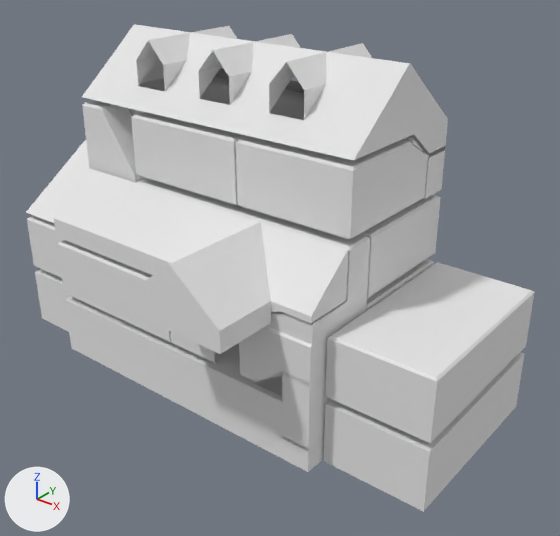
A saved change to the Blender file Assets/Models/House 2.blend.
One viewpoint serves both versions: a camera (50 mm lens) standing at (22.3, -24.1, 19.0) and looking at (1.4, 2.0, 2.8). The lights are fixed; the arrows at lower left show +X, +Y and +Z.

Names of what the first picture shows: 'House', 'Stairs'.
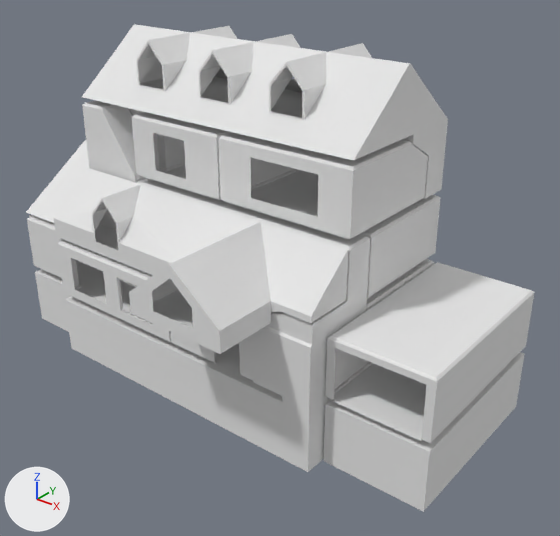
Commit message: Windows added to the house

The change, as a diff of the scene's bpy script:
```diff
--- a/Assets/Models/House 2.blend.py
+++ b/Assets/Models/House 2.blend.py
@@ me_cube_006 @@
 me_cube_006.from_pydata(...)  # 80 vertices, 72 faces; spans x -9.0..7.0, y -3.0..7.0, z -3.3..9.9
 # used by ob_stairs; location = (0.0, 0.0, 0.0)
 # verts and faces of me_cube_006; kept vertices keep their numbers, new ones are numbered from 80
 # before: 12 (2.9, 7.0, 6.6), 13 (2.9, 5.5, 6.6), 14 (5.5, 7.0, 8.7), 15 (5.5, 5.5, 8.7), 16 (7.0, 7.0, 8.7) at pixel (445, 145)
 # before: 17 (7.0, 5.5, 8.7) at pixel (429, 153), 18 (5.5, 4.0, 9.9), 19 (7.0, 4.0, 9.9) at pixel (413, 134), 40 (3.1, 5.5, 6.6), 41 (3.1, 7.0, 6.6)
 # before: 42 (5.5, 5.5, 8.5), 43 (5.5, 7.0, 8.5), 44 (7.0, 5.5, 8.5) at pixel (428, 157), 45 (7.0, 7.0, 8.5) at pixel (445, 149), 46 (5.5, 4.0, 9.7)
 # before: 47 (7.0, 4.0, 9.7) at pixel (413, 138)
+# me_cube_006 part 1
+delete_vertices([*range(40, 48)])  # with the faces that use them
 me_cube_006.materials.append(mat_material)
@@ me_cube @@
 # used by ob_house; location = (0.01, 0.0, 0.0)
-me_cube.from_pydata(...)  # 1309 vertices, 1343 faces, 1 loose edge; spans x -13.0..12.0, y -6.0..7.0, z -3.3..12.9
+me_cube.from_pydata(...)  # 1699 vertices, 1701 faces, 1 loose edge; spans x -13.0..12.0, y -6.0..9.5, z -3.3..12.9
+# me_cube part 2: 73 vertices moved from x -9.0..3.0, y -3.0..7.0, z 0.0..9.6 to x -12.9..5.2, y -3.0..7.0, z 0.0..9.6; 47 vertices removed from x -9.0..5.4, y -6.0..7.0, z 0.0..8.6; 437 vertices added at x -12.9..11.6, y -6.0..9.5, z -0.1..12.8
 me_cube.materials.append(mat_material)
@@ ob_stairs @@
 ob_stairs.location = (0.0, 0.0, 0.0)
+ob_stairs.hide_viewport = True
```

Changed parts and their boxes [x1, y1, x2, y2] in the pictures (560 x 536 px):
'Stairs', hidden: before [253, 135, 446, 450]
part 1 of me_cube_006, deleted: before [409, 135, 446, 158]
part 2 of me_cube, built on: before [30, 119, 437, 354]; after [29, 41, 532, 443]
